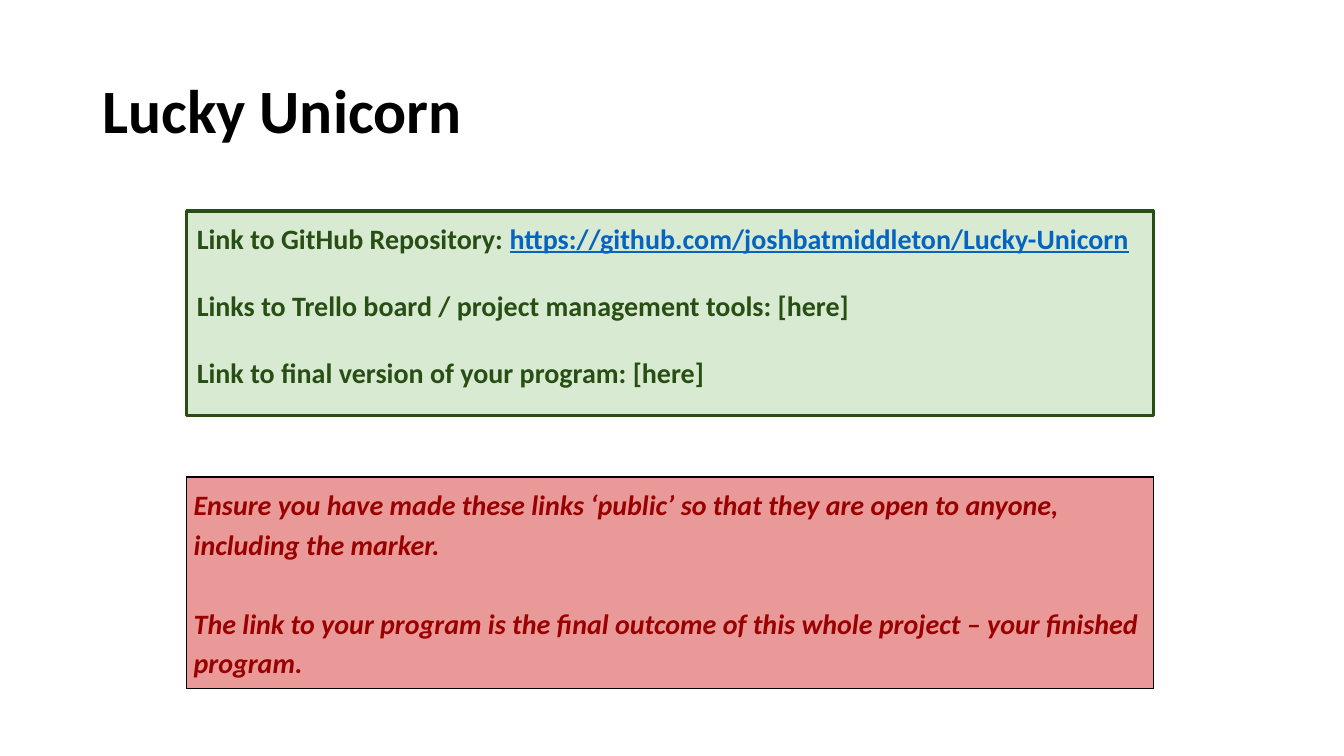
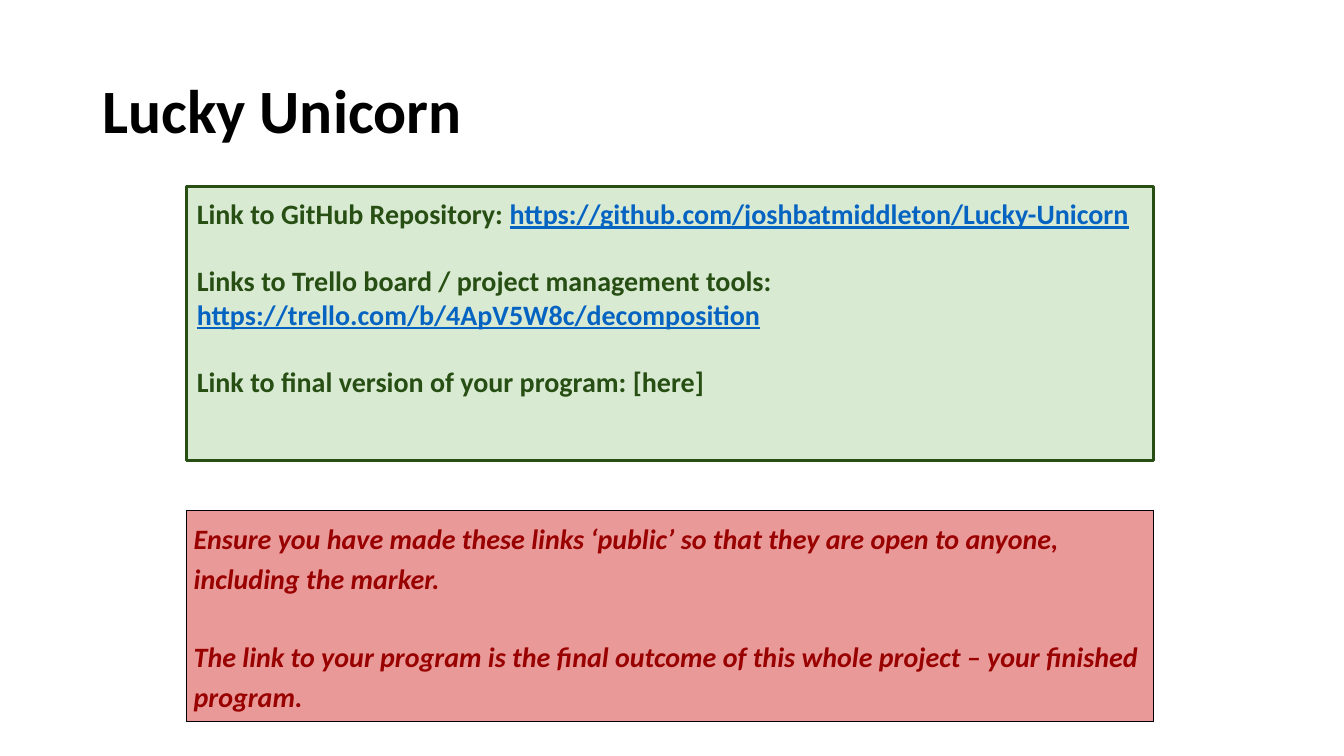
Before and after one commit to joshbatmiddleton/Lucky-Unicorn, a slide deck: slide 2 of Lucky Unicorn Documentation.pptx. Drawn at 1344x756 pixels with LibreOffice and Linux fonts; fonts in the diff are those of the drawing. Boxes give left, top, right and bottom in pixels: in the first picture for what was removed or moved away, otherwise in the second. Text is boxed around its words. In the diff, an @@ line names an element or a change of style, - is before the commit and + after.

```diff
--- a/Lucky Unicorn Documentation.pptx
+++ b/Lucky Unicorn Documentation.pptx
@@ rectangle "Link to GitHub Repository: https://github.com/joshbatmiddlet ...": place and size @@
-rectangle "Link to GitHub Repository: https://github.com/joshbatmiddlet ..." at (187,211,1153,415)
+rectangle "Link to GitHub Repository: https://github.com/joshbatmiddlet ..." at (187,187,1153,461)
@@ text in rectangle at (197,271,771,330): text changed; text colour #274E13 to #0563C1 @@
-Links to Trello board / project management tools: [here]
+Links to Trello board / project management tools: https://trello.com/b/4ApV5W8c/decomposition
@@ table: place and size @@
-table at (187,477,1153,682)
+table at (187,511,1153,716)
```
Also in this commit, not shown: 2 other slides changed, 6 other files.
